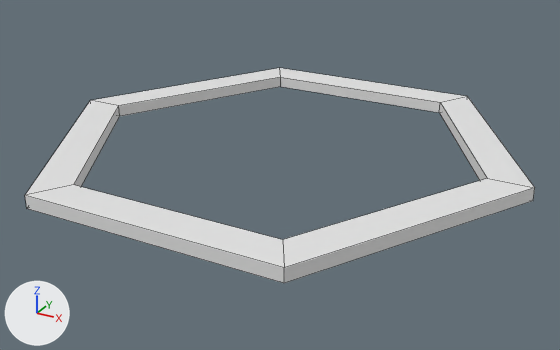
A saved change to the FBX model CrazyBots/Assets/Resources/Meshes/Attack.fbx.
Before and after are seen from a 50 mm lens placed at (6.131, -12.616, 0.343), pointed at (4.874, -10.33, -0.8). The lights are fixed; the arrows at lower left show +X, +Y and +Z. Mesh edges are drawn as thin lines. Where no turn or scale is listed for an object, it has been applied to the vertices.

Script lines for the objects in view, before the commit:
```python
mat_material = principled_material('Material')
mat_material.base_color = (0.8, 0.8, 0.8)  # white #e7e7e7
me_cylinder_013 = bpy.data.meshes.new('Cylinder.013')
me_cylinder_013.from_pydata(...)  # 24 vertices, 24 faces; spans x -0.9..0.9, y -0.81..0.81, z -0.05..0.0
me_cylinder_013.materials.append(mat_material)  # white #e7e7e7
ob_ground_002 = bpy.data.objects.new('Ground.002', me_cylinder_013)
ob_ground_002.location = (4.858, -10.292, -0.67)
```
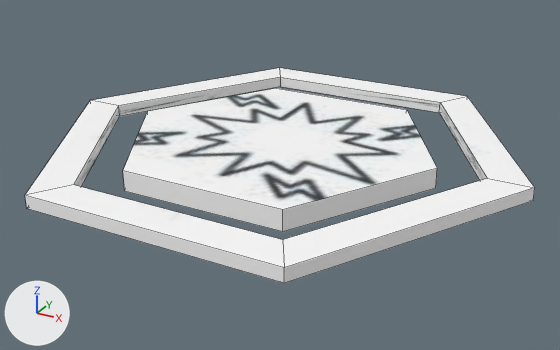
The newer file is also turned or shifted as a whole; pictures and numbers use the older file's frame.

Where the change shows, as pixel boxes [x1, y1, x2, y2] in the pictures (560 x 350 px):
'Ground.002', surface changed, reshaped
    both: [25, 68, 535, 283]
part 1 of me_cylinder_013, added
    after: [123, 88, 437, 232]

What changed in the scene script:
```text
Add img_images_jpg:
    img_images_jpg = load_image('images.jpg', '../Textures/images.jpg', 219, 230, 'sRGB')
Change mat_material:
    remove mat_material.base_color = (0.8, 0.8, 0.8)  # white #e7e7e7
    add mat_material.texture = img_images_jpg
Change me_cylinder_013:
    used by ob_ground_002; location = (4.858, -10.292, -0.67)
    remove me_cylinder_013.from_pydata(...)  # 24 vertices, 24 faces; spans x -0.9..0.9, y -0.81..0.81, z -0.05..0.0
    add me_cylinder_013.from_pydata(...)  # 36 vertices, 32 faces; spans x -0.9..0.9, y -0.81..0.81, z -0.07..0.0
    me_cylinder_013 part 1: a new loose piece, a 6-sided cylinder along z spanning x -0.613..0.587, y -0.514..0.525, z -0.075..-0.001, in mat_material (picture img_images_jpg)
```
